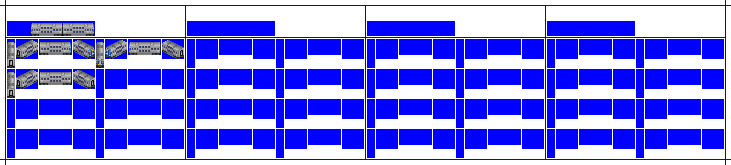
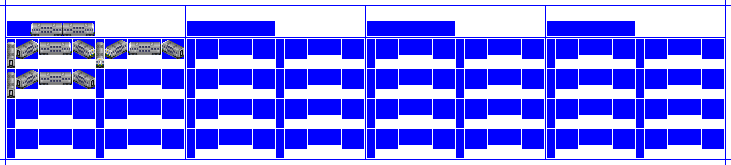
Layered file, before and after one edit (731 x 165). Changes by layer:
added layer "CC2 copy" above "Liv0" over 7, 23, 169, 66
renamed "CC1 copy" to "Liv0", hid it over 7, 23, 169, 66
